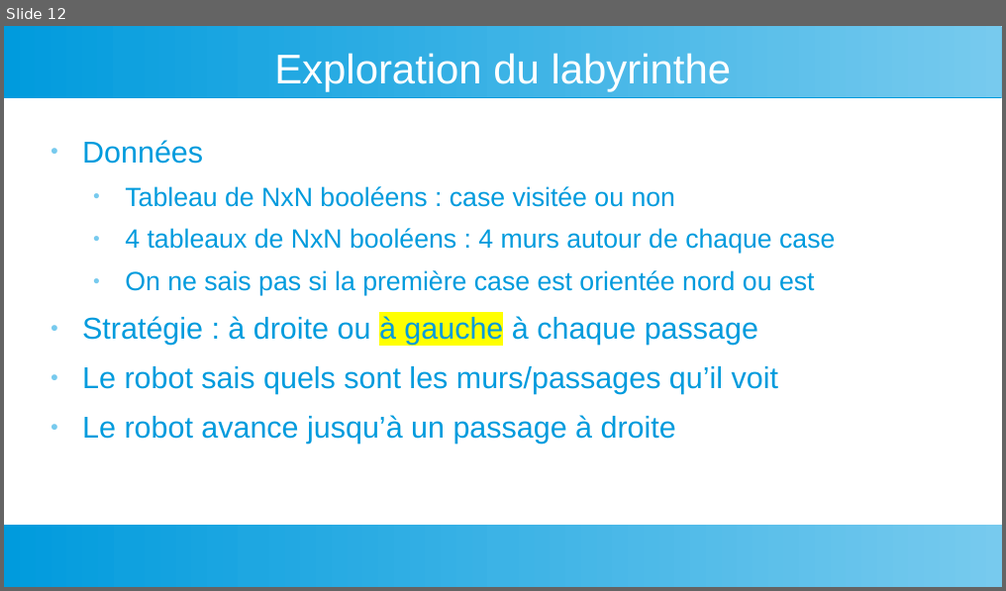
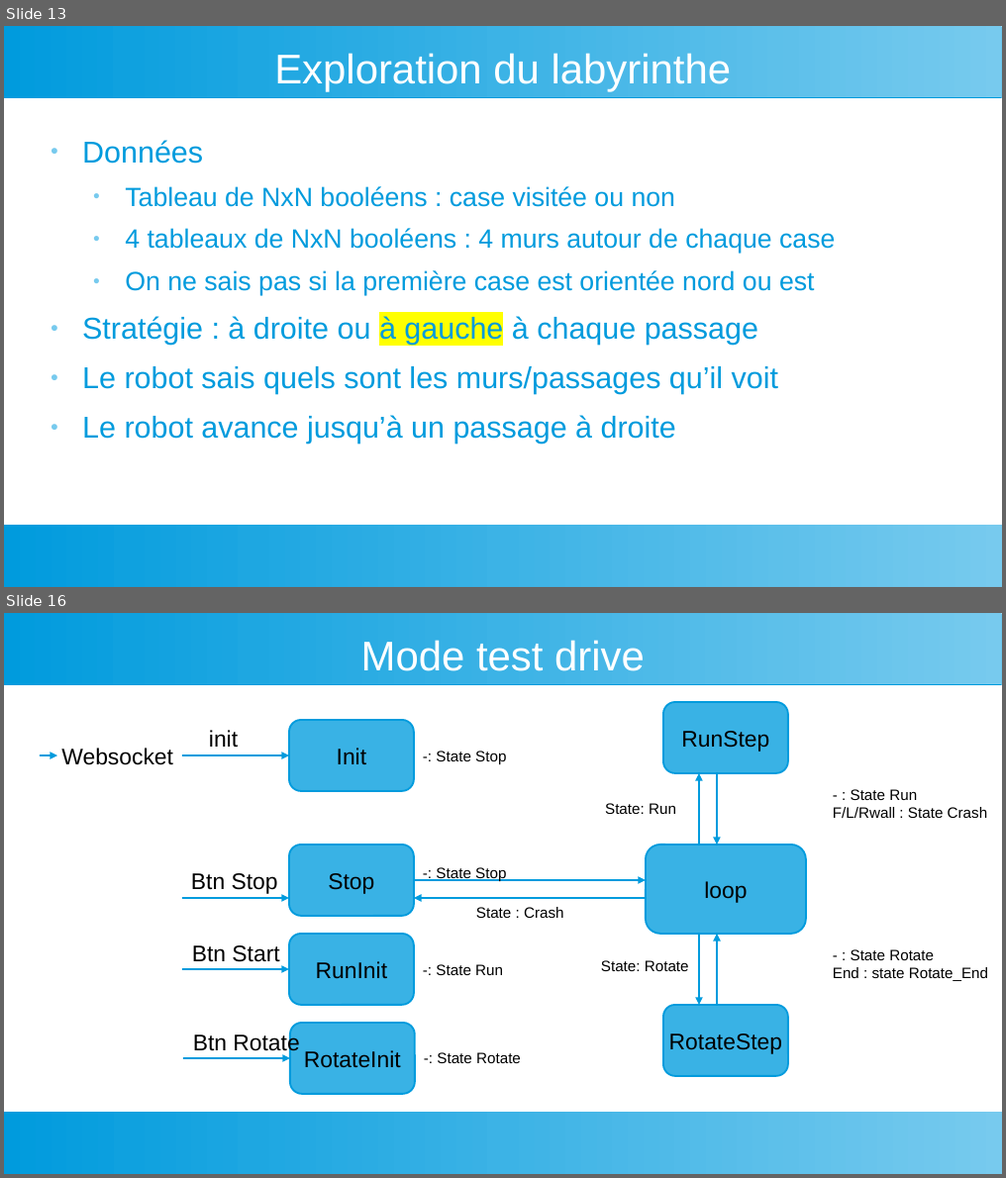
Before and after one commit to LaFabrickMassy/Projet-Fablab, a slide deck: Robotique/Micromouse/Micromouse.odp. Shown one above the other, each under a label of ours: slide 12 before the commit, slides 13 and 16 after it; the slides between them are not shown. The pictures are 1006x591 and 1006x1178 pixels, drawn with LibreOffice and Linux fonts; fonts in the diff are those of the drawing. Boxes give left, top, right and bottom in pixels: in the first picture for what was removed or moved away, otherwise in the second. Text is boxed around its words. In the diff, an @@ line names an element or a change of style, - is before the commit and + after.

```diff
--- a/Robotique/Micromouse/Micromouse.odp
+++ b/Robotique/Micromouse/Micromouse.odp
@@ slide 16 added at (4,613,1002,1174), background #FFFFFF; not listed: 2 template elements that a slide beside it also shows @@
@@ title added at (361,640,645,671), 33 pt, text #FFFFFF @@
+Mode test drive
@@ text added at (209,730,238,747), 18 pt, text #000000 @@
+init
@@ rounded rectangle added at (289,720,414,791), fill #39B2E5, outline #009BDD 1.42 pt, 18 pt, text #000000 @@
+Init
@@ rounded rectangle added at (663,702,788,773), fill #39B2E5, outline #009BDD 1.42 pt, 18 pt, text #000000 @@
+RunStep
@@ arrow added from (40, 756) to (57, 756), #009BDD 1.42 pt @@
@@ text added at (61,748,173,765), 18 pt, text #000000 @@
+Websocket
@@ arrow added from (182, 756) to (289, 756), #009BDD 1.42 pt @@
@@ text added at (436,751,506,764), 12 pt, text #000000 @@
+-: State Stop
@@ arrow added from (699, 845) to (699, 773), #009BDD 1.42 pt @@
@@ arrow added from (717, 773) to (717, 845), #009BDD 1.42 pt @@
@@ text added at (833,789,988,818), 12 pt, text #000000 @@
+- : State Run
+F/L/Rwall : State Crash
@@ text added at (605,803,676,814), 12 pt, text #000000 @@
+State: Run
@@ rounded rectangle added at (289,845,414,916), fill #39B2E5, outline #009BDD 1.42 pt, 18 pt, text #000000 @@
+Stop
@@ rounded rectangle added at (647,845,806,934), fill #39B2E5, outline #009BDD 1.42 pt, 18 pt, text #000000 @@
+loop
@@ text added at (191,873,278,894), 18 pt, text #000000 @@
+Btn Stop
@@ text added at (436,867,506,881), 12 pt, text #000000 @@
+-: State Stop
@@ arrow added from (182, 898) to (289, 898), #009BDD 1.42 pt @@
@@ arrow added from (647, 898) to (414, 898), #009BDD 1.42 pt @@
@@ arrow added from (414, 880) to (647, 880), #009BDD 1.42 pt @@
@@ text added at (476,907,564,918), 12 pt, text #000000 @@
+State : Crash
@@ rounded rectangle added at (289,934,414,1005), fill #39B2E5, outline #009BDD 1.42 pt, 18 pt, text #000000 @@
+RunInit
@@ arrow added from (699, 934) to (699, 1005), #009BDD 1.42 pt @@
@@ arrow added from (717, 1005) to (717, 934), #009BDD 1.42 pt @@
@@ text added at (192,946,279,962), 18 pt, text #000000 @@
+Btn Start
@@ text added at (436,964,503,975), 12 pt, text #000000 @@
+-: State Run
@@ text added at (601,960,689,971), 12 pt, text #000000 @@
+State: Rotate
@@ text added at (833,950,988,981), 12 pt, text #000000 @@
+- : State Rotate
+End : state Rotate_End
@@ arrow added from (182, 969) to (289, 969), #009BDD 1.42 pt @@
@@ rounded rectangle added at (290,1023,415,1095), fill #39B2E5, outline #009BDD 1.42 pt, 18 pt, text #000000 @@
+RotateInit
@@ rounded rectangle added at (663,1005,788,1076), fill #39B2E5, outline #009BDD 1.42 pt, 18 pt, text #000000 @@
+RotateStep
@@ text added at (193,1033,299,1057), 18 pt, text #000000 @@
+Btn Rotate
@@ text added at (437,1053,521,1063), 12 pt, text #000000 @@
+-: State Rotate
@@ arrow added from (183, 1059) to (290, 1059), #009BDD 1.42 pt @@
@@ what was slide 12 is now slide 13 @@
```
Also in this commit, not shown: 5 other slides added.
